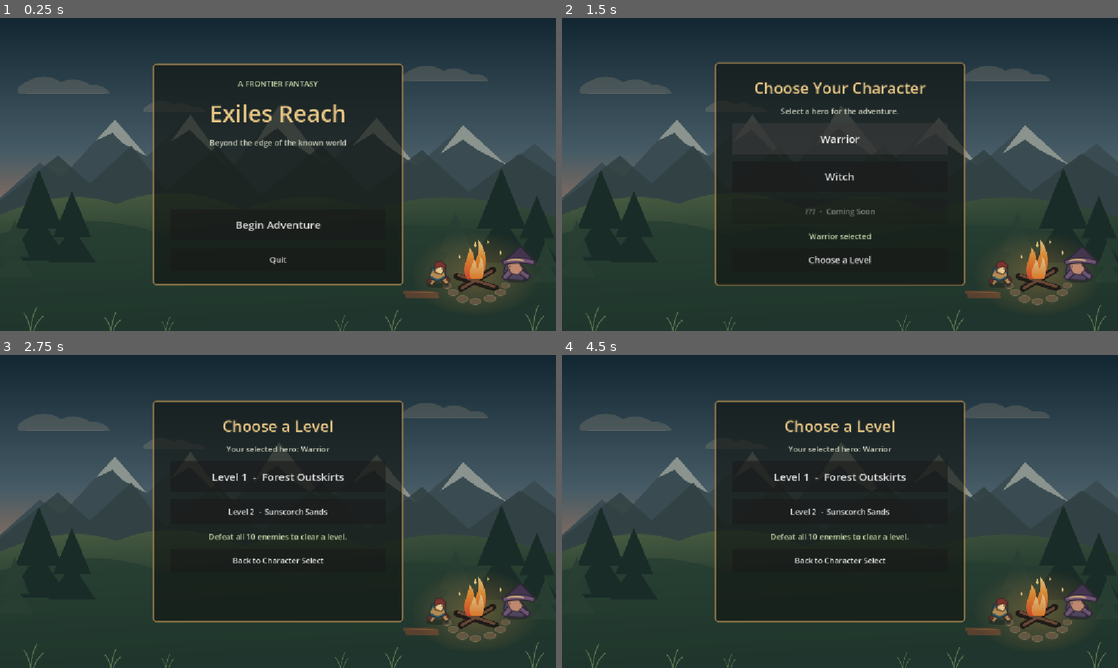
Above: before the commit, frames 1-4 (two rows, left to right).
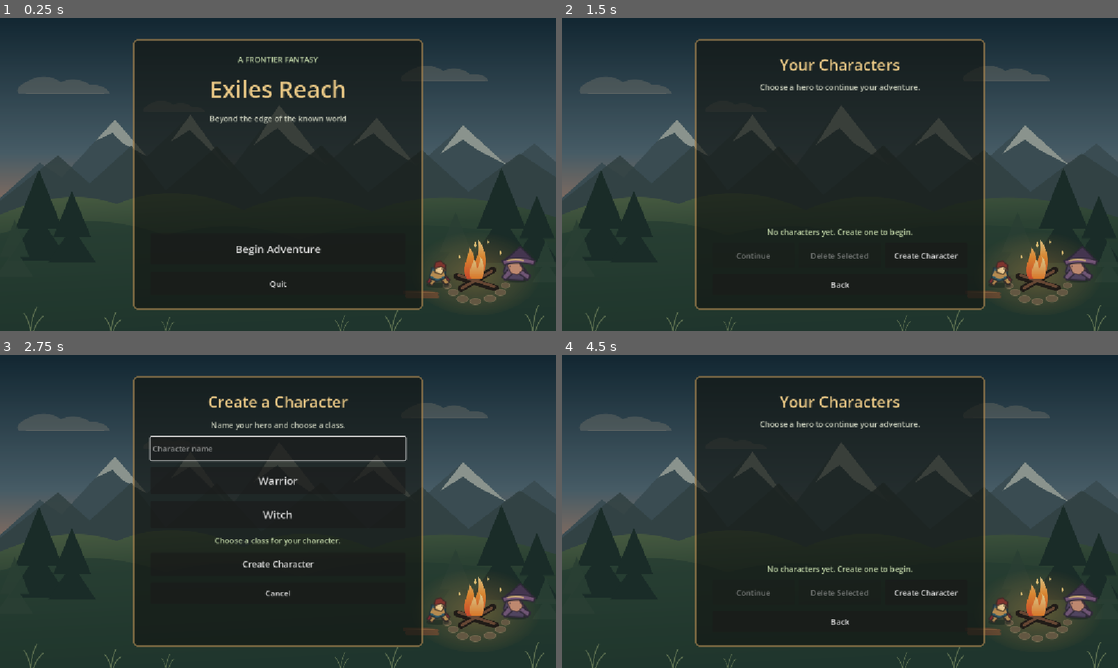
Above: after the commit, the same moments.

Repository: muyari/simple-game-godot
Game: Godot game, scene res://Menu.tscn
The game is run twice, just before and just after one commit, with the same random seed, the same clock (stepped at 60 frames per second) and the same inputs.
Inputs (mouse positions are in pixels of both pictures, inside the frame that each line leads up to):
- Up to frame 1 (0.25 s): no input
- Up to frame 2 (1.5 s): click "Begin Adventure" at 0.5 s; click (840, 140) at 1.25 s, where only the run before the commit has a clickable "Warrior"
- Up to frame 3 (2.75 s): click (361, 592) at 2 s, where only the run after the commit has a clickable "Create Character"
- Up to frame 4 (4.5 s): click (840, 561) at 2.75 s, where only the run before the commit has a clickable "Back to Character Select"; click "Choose a Level" (after the commit: "Create Character") at 3.5 s; click (840, 592) at 4.25 s, where only the run after the commit has a clickable "Cancel"

The runs differ from the first frame. In frame 1, 14% of the frame differs, in the area x 23-77%, y 6-94%; in frame 2, 14%; in frame 3, 13%; in frame 4, 14%.

Commit message:
updated carecter selection option

Diff:
--- a/simple-game-godot/GameState.gd
+++ b/simple-game-godot/GameState.gd
@@ -4,6 +4,8 @@
 
 const SAVE_PATH = "user://character_save.json"
 const SAVE_VERSION = 1
+const ROSTER_PATH = "user://character_roster.json"
+const ROSTER_VERSION = 1
 const EQUIPMENT_SLOTS = [
 	"Weapon",
 	"Helm",
@@ -18,11 +20,125 @@
 
 var _inventory_records: Array[Dictionary] = []
 var _equipment_records: Dictionary = {}
+var _characters: Array[Dictionary] = []
+var _active_character_id := ""
+var _active_save_path := SAVE_PATH
+var _roster_loaded := false
 var gold := 0
 
 
 func _ready() -> void:
+	_load_roster()
 	_load_character()
+
+
+func get_characters() -> Array[Dictionary]:
+	_load_roster()
+	if _characters.is_empty() and FileAccess.file_exists(SAVE_PATH):
+		_characters.append({
+			"id": "legacy",
+			"name": "Adventurer",
+			"class": "Warrior",
+			"save_path": SAVE_PATH
+		})
+		_save_roster()
+
+	var characters: Array[Dictionary] = []
+	for character in _characters:
+		characters.append({
+			"id": character["id"],
+			"name": character["name"],
+			"class": character["class"]
+		})
+	return characters
+
+
+func get_character(character_id: String) -> Dictionary:
+	for character in _characters:
+		if character["id"] == character_id:
+			return character.duplicate()
+	return {}
+
+
+func create_character(display_name: String, character_class: String) -> String:
+	var clean_name := display_name.strip_edges()
+	if clean_name.is_empty() or character_class not in ["Warrior", "Witch"]:
+		return ""
+
+	_load_roster()
+	var previous_character_id := _active_character_id
+	if not previous_character_id.is_empty() and not save_character(get_inventory(), get_equipment()):
+		return ""
+
+	var character_id := "character_%d" % Time.get_ticks_usec()
+	while _find_character_index(character_id) >= 0:
+		character_id += "_1"
+	var save_path := "user://characters/%s.json" % character_id
+	var directory_error := DirAccess.make_dir_recursive_absolute(
+		ProjectSettings.globalize_path("user://characters")
+	)
+	if directory_error != OK:
+		push_error("Could not create character save directory: %s" % error_string(directory_error))
+		return ""
+
+	_characters.append({
+		"id": character_id,
+		"name": clean_name,
+		"class": character_class,
+		"save_path": save_path
+	})
+	_active_character_id = character_id
+	_active_save_path = save_path
+	_clear_character_data()
+	if not save_character([], {}) or not _save_roster():
+		_characters.pop_back()
+		DirAccess.remove_absolute(ProjectSettings.globalize_path(save_path))
+		_restore_active_character(previous_character_id)
+		return ""
+	return character_id
+
+
+func select_character(character_id: String) -> bool:
+	var character_index := _find_character_index(character_id)
+	if character_index < 0:
+		return false
+	if _active_character_id == character_id:
+		return true
+	if not _active_character_id.is_empty() and not save_character(get_inventory(), get_equipment()):
+		return false
+
+	var character: Dictionary = _characters[character_index]
+	_active_character_id = character_id
+	_active_save_path = character["save_path"]
+	_clear_character_data()
+	_load_character()
+	gold_changed.emit(gold)
+	return true
+
+
+func delete_character(character_id: String) -> bool:
+	var character_index := _find_character_index(character_id)
+	if character_index < 0:
+		return false
+
+	var character: Dictionary = _characters[character_index]
+	_characters.remove_at(character_index)
+	if not _save_roster():
+		_characters.insert(character_index, character)
+		return false
+
+	if _active_character_id == character_id:
+		_active_character_id = ""
+		_active_save_path = SAVE_PATH
+		_clear_character_data()
+
+	var file_path := str(character["save_path"])
+	if FileAccess.file_exists(file_path):
+		var remove_error := DirAccess.remove_absolute(ProjectSettings.globalize_path(file_path))
+		if remove_error != OK:
+			push_error("Could not delete character save: %s" % error_string(remove_error))
+			return false
+	return true
 
 
 func get_inventory() -> Array[ItemData]:
@@ -144,7 +260,7 @@
 		"inventory": inventory_records,
 		"equipment": equipment_records
 	}
-	var file := FileAccess.open(SAVE_PATH, FileAccess.WRITE)
+	var file := FileAccess.open(_active_save_path, FileAccess.WRITE)
 	if file == null:
 		push_error("Could not save character data: %s" % error_string(FileAccess.get_open_error()))
 		return false
@@ -161,10 +277,10 @@
 
 
 func _load_character() -> void:
-	if not FileAccess.file_exists(SAVE_PATH):
-		return
-
-	var file := FileAccess.open(SAVE_PATH, FileAccess.READ)
+	if not FileAccess.file_exists(_active_save_path):
+		return
+
+	var file := FileAccess.open(_active_save_path, FileAccess.READ)
 	if file == null:
 		push_error("Could not open character save: %s" % error_string(FileAccess.get_open_error()))
 		return
@@ -222,6 +338,106 @@
 		var item_record: Dictionary = raw_item
 		if _item_from_record(item_record) != null:
 			_equipment_records[slot_name] = item_record
+
+
+func _load_roster() -> void:
+	if _roster_loaded:
+		return
+	_roster_loaded = true
+	if not FileAccess.file_exists(ROSTER_PATH):
+		return
+
+	var file := FileAccess.open(ROSTER_PATH, FileAccess.READ)
+	if file == null:
+		push_error("Could not open character roster: %s" % error_string(FileAccess.get_open_error()))
+		return
+
+	var json := JSON.new()
+	var parse_error := json.parse(file.get_as_text())
+	file.close()
+	if parse_error != OK or typeof(json.data) != TYPE_DICTIONARY:
+		push_error("Could not parse the character roster.")
+		return
+
+	var roster: Dictionary = json.data
+	if int(roster.get("version", -1)) != ROSTER_VERSION:
+		push_error("Character roster has an unsupported version.")
+		return
+
+	var saved_characters: Variant = roster.get("characters", [])
+	if typeof(saved_characters) != TYPE_ARRAY:
+		push_error("Character roster entries must be an array.")
+		return
+
+	for saved_character in saved_characters:
+		if typeof(saved_character) != TYPE_DICTIONARY:
+			continue
+		var character: Dictionary = saved_character
+		var character_id: Variant = character.get("id", null)
+		var display_name: Variant = character.get("name", null)
+		var character_class: Variant = character.get("class", null)
+		var save_path: Variant = character.get("save_path", null)
+		if typeof(character_id) != TYPE_STRING \
+				or typeof(display_name) != TYPE_STRING \
+				or typeof(character_class) != TYPE_STRING \
+				or typeof(save_path) != TYPE_STRING \
+				or character_class not in ["Warrior", "Witch"] \
+				or (save_path != SAVE_PATH and not str(save_path).begins_with("user://characters/")):
+			continue
+		_characters.append({
+			"id": character_id,
+			"name": display_name,
+			"class": character_class,
+			"save_path": save_path
+		})
+
+
+func _save_roster() -> bool:
+	var file := FileAccess.open(ROSTER_PATH, FileAccess.WRITE)
+	if file == null:
+		push_error("Could not save character roster: %s" % error_string(FileAccess.get_open_error()))
+		return false
+
+	file.store_string(JSON.stringify({
+		"version": ROSTER_VERSION,
+		"characters": _characters
+	}, "\t"))
+	var write_error := file.get_error()
+	file.close()
+	if write_error != OK:
+		push_error("Could not write character roster: %s" % error_string(write_error))
+		return false
+	return true
+
+
+func _find_character_index(character_id: String) -> int:
+	for index in range(_characters.size()):
+		if _characters[index]["id"] == character_id:
+			return index
+	return -1
+
+
+func _clear_character_data() -> void:
+	_inventory_records.clear()
+	_equipment_records.clear()
+	gold = 0
+
+
+func _restore_active_character(character_id: String) -> void:
+	if character_id.is_empty():
+		_active_character_id = ""
+		_active_save_path = SAVE_PATH
+		_clear_character_data()
+		_load_character()
+		return
+
+	var character_index := _find_character_index(character_id)
+	if character_index < 0:
+		return
+	_active_character_id = character_id
+	_active_save_path = _characters[character_index]["save_path"]
+	_clear_character_data()
+	_load_character()
 
 
 func _record_from_item(item: ItemData) -> Dictionary:
--- a/simple-game-godot/Menu.gd
+++ b/simple-game-godot/Menu.gd
@@ -1,60 +1,193 @@
 extends Control
 
 @onready var title_screen: VBoxContainer = $CenterContainer/MenuPanel/TitleScreen
+@onready var roster_screen: VBoxContainer = $CenterContainer/MenuPanel/RosterScreen
 @onready var character_screen: VBoxContainer = $CenterContainer/MenuPanel/CharacterScreen
 @onready var level_screen: VBoxContainer = $CenterContainer/MenuPanel/LevelScreen
+@onready var character_list: VBoxContainer = $CenterContainer/MenuPanel/RosterScreen/CharacterScroll/CharacterList
+@onready var roster_status: Label = $CenterContainer/MenuPanel/RosterScreen/RosterStatus
+@onready var roster_continue_button: Button = $CenterContainer/MenuPanel/RosterScreen/RosterActions/ContinueButton
+@onready var roster_delete_button: Button = $CenterContainer/MenuPanel/RosterScreen/RosterActions/DeleteButton
+@onready var character_name_input: LineEdit = $CenterContainer/MenuPanel/CharacterScreen/CharacterNameInput
 @onready var character_status: Label = $CenterContainer/MenuPanel/CharacterScreen/CharacterStatus
 @onready var level_subtitle: Label = $CenterContainer/MenuPanel/LevelScreen/Subtitle
 @onready var level_status: Label = $CenterContainer/MenuPanel/LevelScreen/LevelStatus
-
-var selected_character := ""
+@onready var delete_confirmation: ConfirmationDialog = $DeleteConfirmation
+
+var selected_character_id := ""
+var selected_character_name := ""
+var selected_character_class := ""
+var new_character_class := "Warrior"
+var pending_delete_id := ""
 
 
 func _ready() -> void:
 	$CenterContainer/MenuPanel/TitleScreen/StartButton.pressed.connect(_on_start_pressed)
 	$CenterContainer/MenuPanel/TitleScreen/QuitButton.pressed.connect(_on_quit_pressed)
+	delete_confirmation.confirmed.connect(_on_delete_confirmed)
 
 	if get_tree().has_meta("return_to_level_select"):
 		get_tree().remove_meta("return_to_level_select")
-		selected_character = str(get_tree().get_meta("selected_character", "Warrior"))
-		level_subtitle.text = "Your selected hero: %s" % selected_character
-		_show_screen(level_screen)
+		selected_character_id = str(get_tree().get_meta("selected_character_id", ""))
+		if not selected_character_id.is_empty() and GameState.select_character(selected_character_id):
+			var character := GameState.get_character(selected_character_id)
+			selected_character_name = str(character.get("name", "Adventurer"))
+			selected_character_class = str(character.get("class", "Warrior"))
+			_show_level_screen()
+		else:
+			_refresh_character_roster()
+			_show_screen(roster_screen)
 	else:
+		_refresh_character_roster()
 		_show_screen(title_screen)
 
 
 func _on_start_pressed() -> void:
-	_show_screen(character_screen)
+	_refresh_character_roster()
+	_show_screen(roster_screen)
 
 
 func _show_screen(screen_to_show: Control) -> void:
 	title_screen.hide()
+	roster_screen.hide()
 	character_screen.hide()
 	level_screen.hide()
 	screen_to_show.show()
 
 
+func _refresh_character_roster() -> void:
+	for child in character_list.get_children():
+		character_list.remove_child(child)
+		child.queue_free()
+
+	var characters := GameState.get_characters()
+	var selected_character_exists := false
+	for character in characters:
+		var character_id := str(character.get("id", ""))
+		var character_name := str(character.get("name", "Adventurer"))
+		var character_class := str(character.get("class", "Warrior"))
+		var character_button := Button.new()
+		character_button.custom_minimum_size = Vector2(0, 52)
+		character_button.text = "%s  -  %s" % [character_name, character_class]
+		character_button.pressed.connect(_on_roster_character_selected.bind(character_id))
+		if character_id == selected_character_id:
+			character_button.add_theme_color_override("font_color", Color(0.91, 0.78, 0.52, 1))
+			selected_character_exists = true
+		character_list.add_child(character_button)
+
+	if not selected_character_exists:
+		selected_character_id = ""
+		roster_continue_button.disabled = true
+		roster_delete_button.disabled = true
+		roster_status.text = "No character selected."
+	else:
+		roster_continue_button.disabled = false
+		roster_delete_button.disabled = false
+	if characters.is_empty():
+		roster_status.text = "No characters yet. Create one to begin."
+
+
+func _on_roster_character_selected(character_id: String) -> void:
+	var character := GameState.get_character(character_id)
+	if character.is_empty():
+		return
+
+	selected_character_id = character_id
+	selected_character_name = str(character.get("name", "Adventurer"))
+	selected_character_class = str(character.get("class", "Warrior"))
+	roster_status.text = "Selected: %s (%s)" % [selected_character_name, selected_character_class]
+	_refresh_character_roster()
+
+
+func _on_roster_continue_pressed() -> void:
+	if selected_character_id.is_empty():
+		roster_status.text = "Select a character first."
+		return
+	if not GameState.select_character(selected_character_id):
+		roster_status.text = "Could not load that character."
+		return
+
+	var character := GameState.get_character(selected_character_id)
+	selected_character_name = str(character.get("name", "Adventurer"))
+	selected_character_class = str(character.get("class", "Warrior"))
+	_show_level_screen()
+
+
+func _show_level_screen() -> void:
+	level_subtitle.text = "%s  -  %s" % [selected_character_name, selected_character_class]
+	_show_screen(level_screen)
+
+
+func _on_roster_create_pressed() -> void:
+	character_name_input.text = ""
+	new_character_class = "Warrior"
+	character_status.text = "Choose a class for your character."
+	_show_screen(character_screen)
+	character_name_input.grab_focus()
+
+
+func _on_roster_delete_pressed() -> void:
+	if selected_character_id.is_empty():
+		roster_status.text = "Select a character to delete."
+		return
+
+	pending_delete_id = selected_character_id
+	delete_confirmation.dialog_text = "Delete %s? This cannot be undone." % selected_character_name
+	delete_confirmation.popup_centered()
+
+
+func _on_delete_confirmed() -> void:
+	if pending_delete_id.is_empty():
+		return
+	if not GameState.delete_character(pending_delete_id):
+		roster_status.text = "Could not delete that character."
+		return
+
+	if pending_delete_id == selected_character_id:
+		selected_character_id = ""
+		selected_character_name = ""
+		selected_character_class = ""
+	pending_delete_id = ""
+	_refresh_character_roster()
+	_show_screen(roster_screen)
+
+
+func _on_creation_cancel_pressed() -> void:
+	_refresh_character_roster()
+	_show_screen(roster_screen)
+
+
+func _on_roster_back_pressed() -> void:
+	_show_screen(title_screen)
+
+
 func _on_quit_pressed() -> void:
 	get_tree().quit()
 
 
 func _on_warrior_selected() -> void:
-	selected_character = "Warrior"
+	new_character_class = "Warrior"
 	character_status.text = "Warrior selected"
 
 
 func _on_witch_selected() -> void:
-	selected_character = "Witch"
+	new_character_class = "Witch"
 	character_status.text = "Witch selected"
 
 
 func _on_character_continue() -> void:
-	if selected_character.is_empty():
-		character_status.text = "Select a character first."
-		return
-
-	level_subtitle.text = "Your selected hero: %s" % selected_character
-	_show_screen(level_screen)
+	var character_id := GameState.create_character(character_name_input.text, new_character_class)
+	if character_id.is_empty():
+		character_status.text = "Enter a name to create your character."
+		return
+
+	selected_character_id = character_id
+	var character := GameState.get_character(character_id)
+	selected_character_name = str(character.get("name", "Adventurer"))
+	selected_character_class = str(character.get("class", "Warrior"))
+	_refresh_character_roster()
+	roster_status.text = "%s joined your roster." % selected_character_name
+	_show_screen(roster_screen)
 
 
 func _on_level_1_selected() -> void:
@@ -66,15 +199,17 @@
 
 
 func _load_level(scene_path: String, level_name: String) -> void:
-	if selected_character.is_empty():
+	if selected_character_id.is_empty():
 		level_status.text = "Select a character before entering a level."
 		return
 
-	get_tree().set_meta("selected_character", selected_character)
+	get_tree().set_meta("selected_character", selected_character_class)
+	get_tree().set_meta("selected_character_id", selected_character_id)
 	var error := get_tree().change_scene_to_file(scene_path)
 	if error != OK:
 		push_error("Could not load %s: %s" % [level_name, error_string(error)])
 
 
 func _on_back_to_characters() -> void:
-	_show_screen(character_screen)
+	_refresh_character_roster()
+	_show_screen(roster_screen)
--- a/simple-game-godot/Menu.tscn
+++ b/simple-game-godot/Menu.tscn
@@ -66,7 +66,7 @@
 grow_vertical = 2
 
 [node name="MenuPanel" type="PanelContainer" parent="CenterContainer" unique_id=888232533]
-custom_minimum_size = Vector2(520, 460)
+custom_minimum_size = Vector2(600, 560)
 layout_mode = 2
 theme_override_styles/panel = SubResource("StyleBoxFlat_panel")
 
@@ -110,6 +110,69 @@
 layout_mode = 2
 text = "Quit"
 
+[node name="RosterScreen" type="VBoxContainer" parent="CenterContainer/MenuPanel"]
+visible = false
+layout_mode = 2
+theme_override_constants/separation = 12
+
+[node name="Title" type="Label" parent="CenterContainer/MenuPanel/RosterScreen"]
+layout_mode = 2
+theme_override_colors/font_color = Color(0.91, 0.78, 0.52, 1)
+theme_override_font_sizes/font_size = 32
+text = "Your Characters"
+horizontal_alignment = 1
+
+[node name="Subtitle" type="Label" parent="CenterContainer/MenuPanel/RosterScreen"]
+layout_mode = 2
+theme_override_colors/font_color = Color(0.78, 0.8, 0.73, 1)
+text = "Choose a hero to continue your adventure."
+horizontal_alignment = 1
+
+[node name="CharacterScroll" type="ScrollContainer" parent="CenterContainer/MenuPanel/RosterScreen"]
+custom_minimum_size = Vector2(0, 180)
+layout_mode = 2
+size_flags_vertical = 3
+horizontal_scroll_mode = 0
+
+[node name="CharacterList" type="VBoxContainer" parent="CenterContainer/MenuPanel/RosterScreen/CharacterScroll"]
+layout_mode = 2
+size_flags_horizontal = 3
+
+[node name="RosterStatus" type="Label" parent="CenterContainer/MenuPanel/RosterScreen"]
+layout_mode = 2
+theme_override_colors/font_color = Color(0.76, 0.84, 0.66, 1)
+text = "No character selected."
+horizontal_alignment = 1
+
+[node name="RosterActions" type="HBoxContainer" parent="CenterContainer/MenuPanel/RosterScreen"]
+layout_mode = 2
+theme_override_constants/separation = 8
+
+[node name="ContinueButton" type="Button" parent="CenterContainer/MenuPanel/RosterScreen/RosterActions"]
+custom_minimum_size = Vector2(0, 52)
+layout_mode = 2
+size_flags_horizontal = 3
+disabled = true
+text = "Continue"
+
+[node name="DeleteButton" type="Button" parent="CenterContainer/MenuPanel/RosterScreen/RosterActions"]
+custom_minimum_size = Vector2(0, 52)
+layout_mode = 2
+size_flags_horizontal = 3
+disabled = true
+text = "Delete Selected"
+
+[node name="CreateButton" type="Button" parent="CenterContainer/MenuPanel/RosterScreen/RosterActions"]
+custom_minimum_size = Vector2(0, 52)
+layout_mode = 2
+size_flags_horizontal = 3
+text = "Create Character"
+
+[node name="RosterBackButton" type="Button" parent="CenterContainer/MenuPanel/RosterScreen"]
+custom_minimum_size = Vector2(0, 44)
+layout_mode = 2
+text = "Back"
+
 [node name="CharacterScreen" type="VBoxContainer" parent="CenterContainer/MenuPanel" unique_id=633969023]
 visible = false
 layout_mode = 2
@@ -119,44 +182,49 @@
 layout_mode = 2
 theme_override_colors/font_color = Color(0.91, 0.78, 0.52, 1)
 theme_override_font_sizes/font_size = 32
-text = "Choose Your Character"
+text = "Create a Character"
 horizontal_alignment = 1
 
 [node name="Subtitle" type="Label" parent="CenterContainer/MenuPanel/CharacterScreen" unique_id=2119354544]
 layout_mode = 2
 theme_override_colors/font_color = Color(0.78, 0.8, 0.73, 1)
-text = "Select a hero for the adventure."
-horizontal_alignment = 1
+text = "Name your hero and choose a class."
+horizontal_alignment = 1
+
+[node name="CharacterNameInput" type="LineEdit" parent="CenterContainer/MenuPanel/CharacterScreen"]
+custom_minimum_size = Vector2(0, 48)
+layout_mode = 2
+placeholder_text = "Character name"
+max_length = 24
 
 [node name="WarriorButton" type="Button" parent="CenterContainer/MenuPanel/CharacterScreen" unique_id=506950426]
-custom_minimum_size = Vector2(0, 64)
+custom_minimum_size = Vector2(0, 56)
 layout_mode = 2
 theme_override_font_sizes/font_size = 22
 text = "Warrior"
 
 [node name="WitchButton" type="Button" parent="CenterContainer/MenuPanel/CharacterScreen" unique_id=169029068]
-custom_minimum_size = Vector2(0, 64)
+custom_minimum_size = Vector2(0, 56)
 layout_mode = 2
 theme_override_font_sizes/font_size = 22
 text = "Witch"
 
-[node name="LockedCharacter" type="Button" parent="CenterContainer/MenuPanel/CharacterScreen" unique_id=1563243672]
-custom_minimum_size = Vector2(0, 52)
-layout_mode = 2
-disabled = true
-text = "???  -  Coming Soon"
-
 [node name="CharacterStatus" type="Label" parent="CenterContainer/MenuPanel/CharacterScreen" unique_id=1543352664]
 layout_mode = 2
 theme_override_colors/font_color = Color(0.76, 0.84, 0.66, 1)
-text = "Choose a character to continue."
+text = "Choose a class for your character."
 horizontal_alignment = 1
 
 [node name="CharacterContinue" type="Button" parent="CenterContainer/MenuPanel/CharacterScreen" unique_id=420303589]
 custom_minimum_size = Vector2(0, 48)
 layout_mode = 2
 theme_override_font_sizes/font_size = 18
-text = "Choose a Level"
+text = "Create Character"
+
+[node name="CancelCreationButton" type="Button" parent="CenterContainer/MenuPanel/CharacterScreen"]
+custom_minimum_size = Vector2(0, 44)
+layout_mode = 2
+text = "Cancel"
 
 [node name="LevelScreen" type="VBoxContainer" parent="CenterContainer/MenuPanel" unique_id=1255282867]
 visible = false
@@ -196,11 +264,20 @@
 [node name="BackButton" type="Button" parent="CenterContainer/MenuPanel/LevelScreen" unique_id=933499780]
 custom_minimum_size = Vector2(0, 48)
 layout_mode = 2
-text = "Back to Character Select"
+text = "Back to Characters"
+
+[node name="DeleteConfirmation" type="ConfirmationDialog" parent="."]
+title = "Delete Character"
+dialog_text = "Delete this character? This cannot be undone."
 
 [connection signal="pressed" from="CenterContainer/MenuPanel/CharacterScreen/WarriorButton" to="." method="_on_warrior_selected"]
 [connection signal="pressed" from="CenterContainer/MenuPanel/CharacterScreen/WitchButton" to="." method="_on_witch_selected"]
 [connection signal="pressed" from="CenterContainer/MenuPanel/CharacterScreen/CharacterContinue" to="." method="_on_character_continue"]
+[connection signal="pressed" from="CenterContainer/MenuPanel/CharacterScreen/CancelCreationButton" to="." method="_on_creation_cancel_pressed"]
+[connection signal="pressed" from="CenterContainer/MenuPanel/RosterScreen/RosterActions/ContinueButton" to="." method="_on_roster_continue_pressed"]
+[connection signal="pressed" from="CenterContainer/MenuPanel/RosterScreen/RosterActions/DeleteButton" to="." method="_on_roster_delete_pressed"]
+[connection signal="pressed" from="CenterContainer/MenuPanel/RosterScreen/RosterActions/CreateButton" to="." method="_on_roster_create_pressed"]
+[connection signal="pressed" from="CenterContainer/MenuPanel/RosterScreen/RosterBackButton" to="." method="_on_roster_back_pressed"]
 [connection signal="pressed" from="CenterContainer/MenuPanel/LevelScreen/Level1Button" to="." method="_on_level_1_selected"]
 [connection signal="pressed" from="CenterContainer/MenuPanel/LevelScreen/Level2Button" to="." method="_on_level_2_selected"]
 [connection signal="pressed" from="CenterContainer/MenuPanel/LevelScreen/BackButton" to="." method="_on_back_to_characters"]
